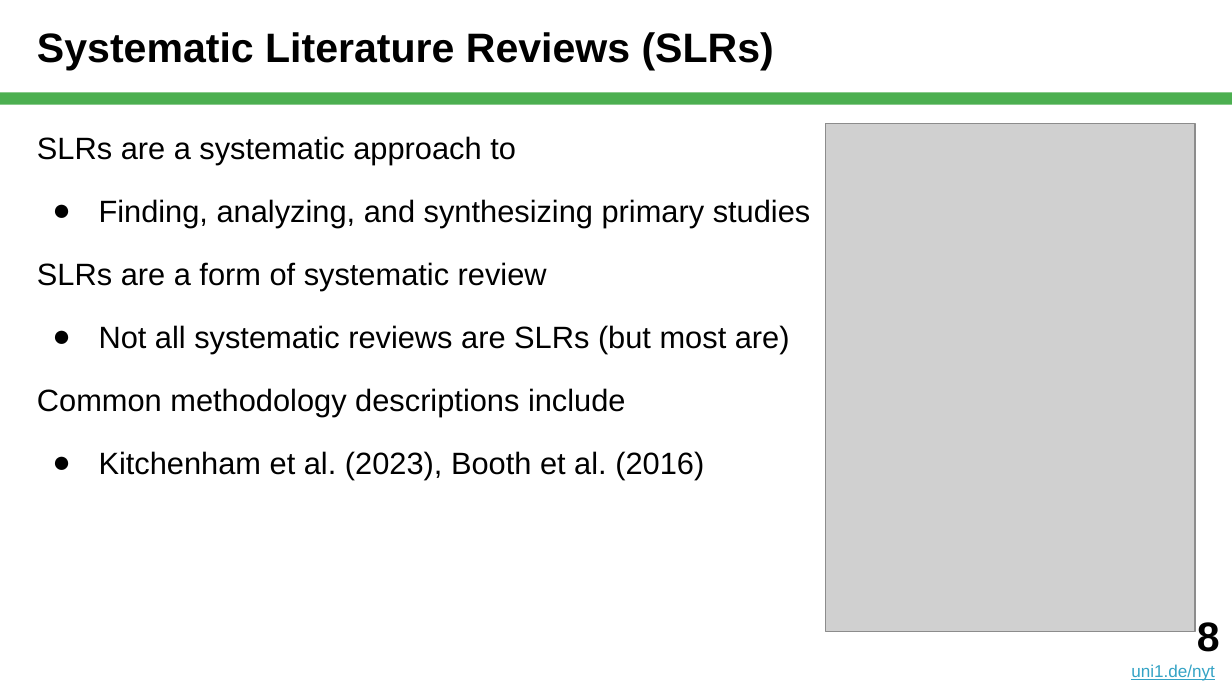
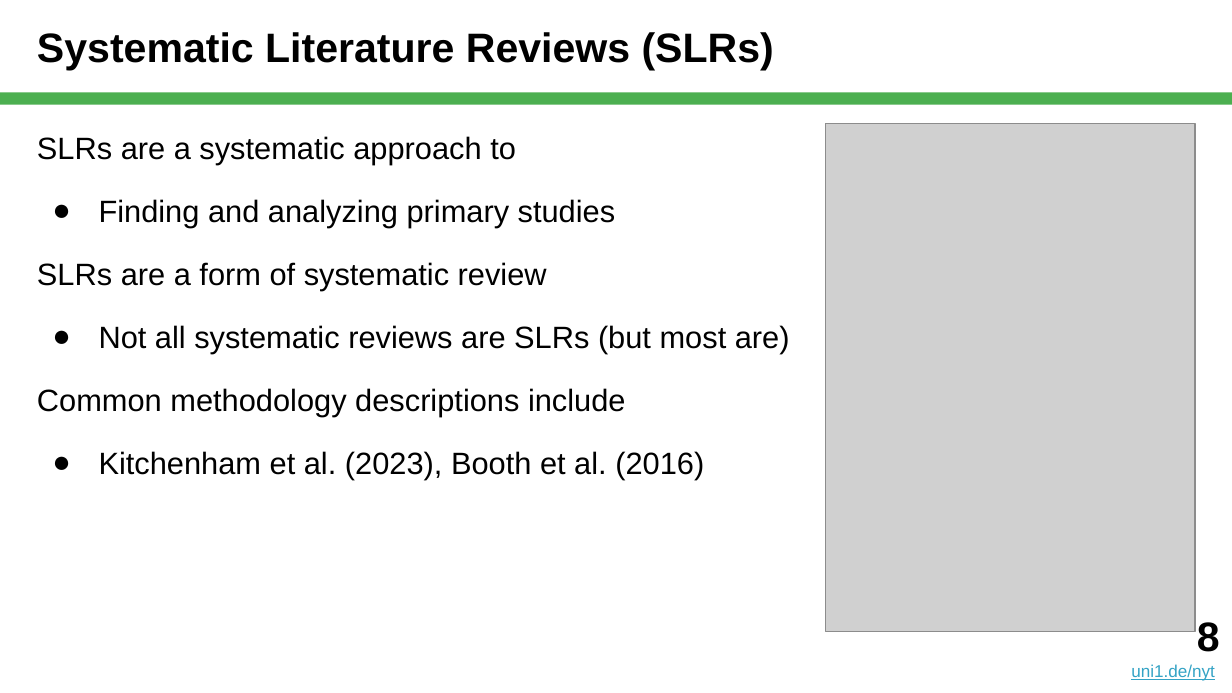
Before and after one commit to dirkriehle/nyt-course, a slide deck: slide 8 of Lecture slides/NYT C02 - Systematic Reviews.pptx. Drawn at 1232x693 pixels with LibreOffice and Linux fonts; fonts in the diff are those of the drawing; grey boxes stand for pictures. Boxes give left, top, right and bottom in pixels: in the first picture for what was removed or moved away, otherwise in the second. Text is boxed around its words. In the diff, an @@ line names an element or a change of style, - is before the commit and + after.

```diff
--- a/Lecture slides/NYT C02 - Systematic Reviews.pptx
+++ b/Lecture slides/NYT C02 - Systematic Reviews.pptx
@@ text at (99, 199, 616, 228): text changed @@
-● Finding, analyzing, and synthesizing primary studies
+● Finding and analyzing primary studies
```
Also in this commit, not shown: 8 other slides changed, 6 slides added, 1 other file.
